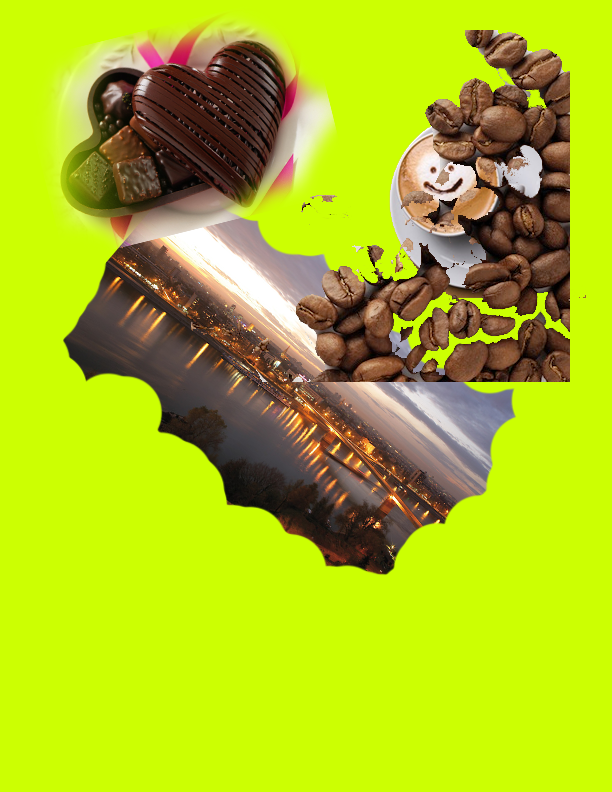
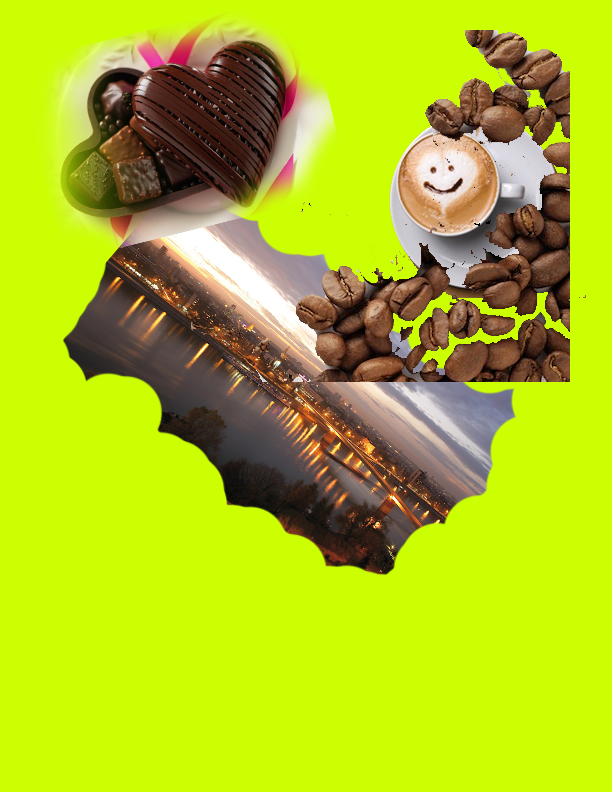
Layers edited between the first and the second w=612, h=792 image:
painted on "cb" over [left=191, top=32, right=570, bottom=382]
